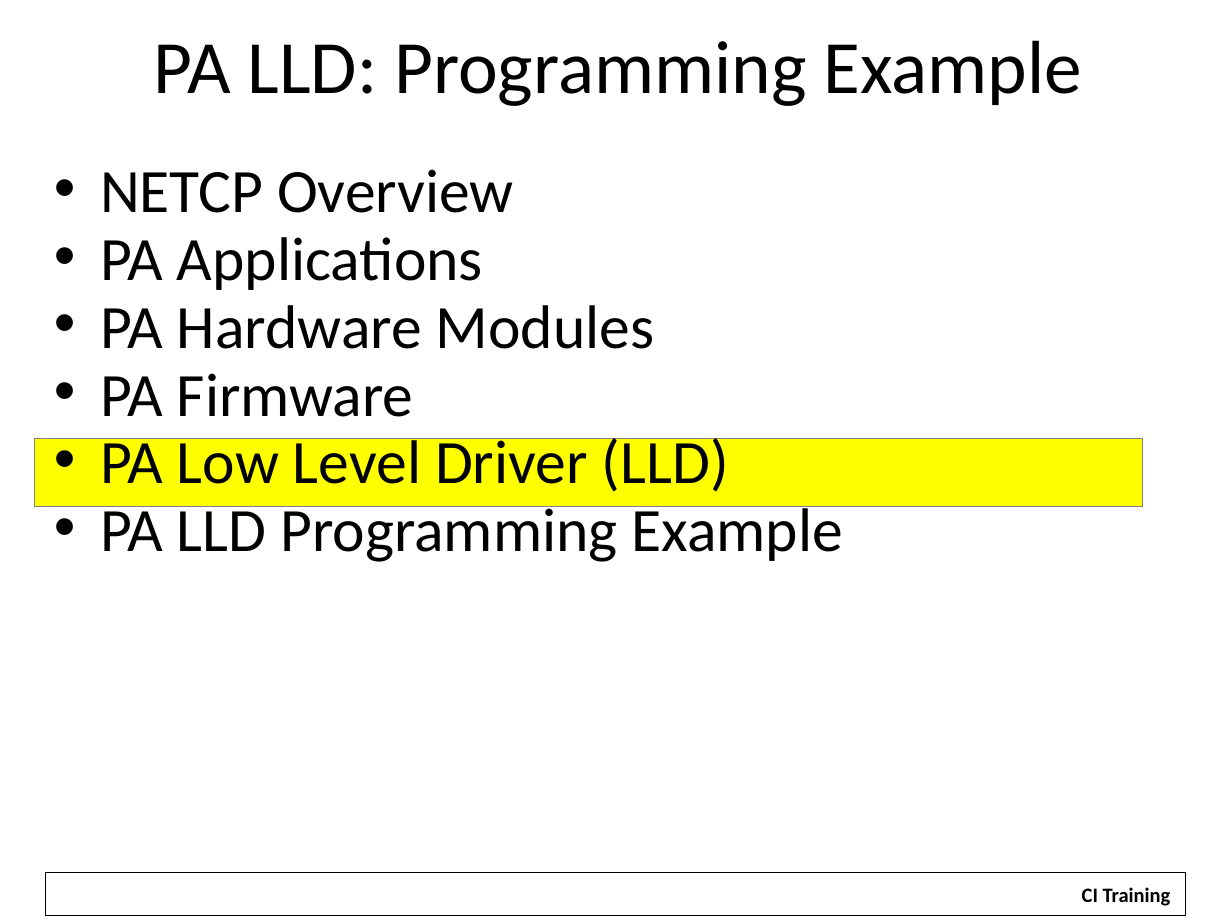
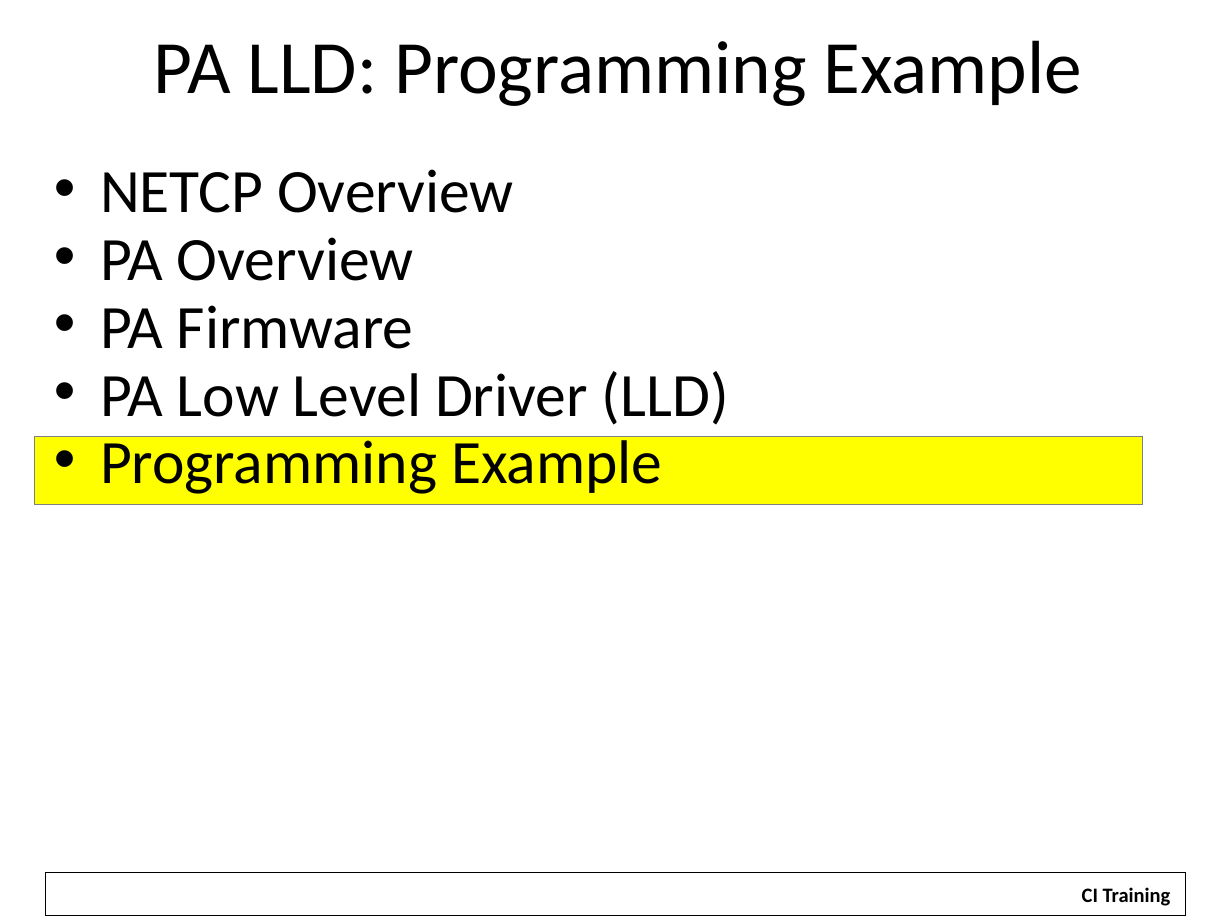
Before and after one commit to hari1989/keystone-workshop, a slide deck: slide 22 of slides/KeyStone NETCP PA.pptx. Drawn at 1232x924 pixels with LibreOffice and Linux fonts; fonts in the diff are those of the drawing; background and template pictures are left out. Boxes give left, top, right and bottom in pixels: in the first picture for what was removed or moved away, otherwise in the second. Text is boxed around its words. In the diff, an @@ line names an element or a change of style, - is before the commit and + after.

```diff
--- a/slides/KeyStone NETCP PA.pptx
+++ b/slides/KeyStone NETCP PA.pptx
@@ text at box(100, 237, 414, 281): text changed @@
-• PA Applications
-• PA Hardware Modules
+• PA Overview
@@ text at box(100, 432, 662, 494): text changed @@
-• PA LLD Programming Example
+• Programming Example
```
Also in this commit, not shown: 5 other slides changed.
